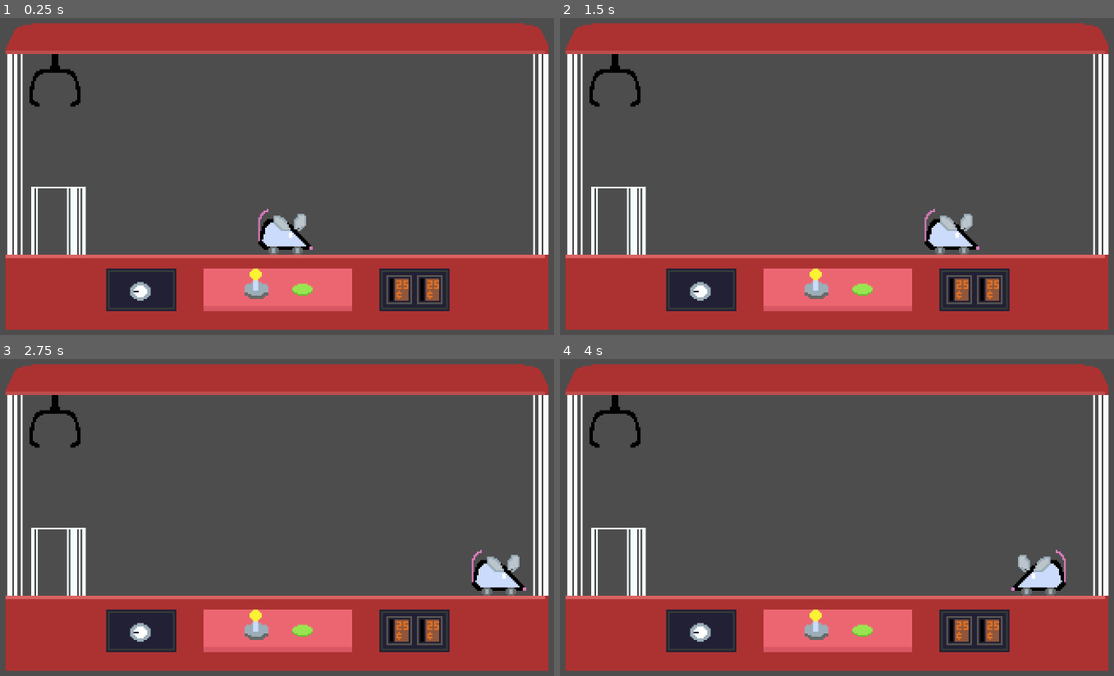
Above: before the commit, frames 1-4 (two rows, left to right).
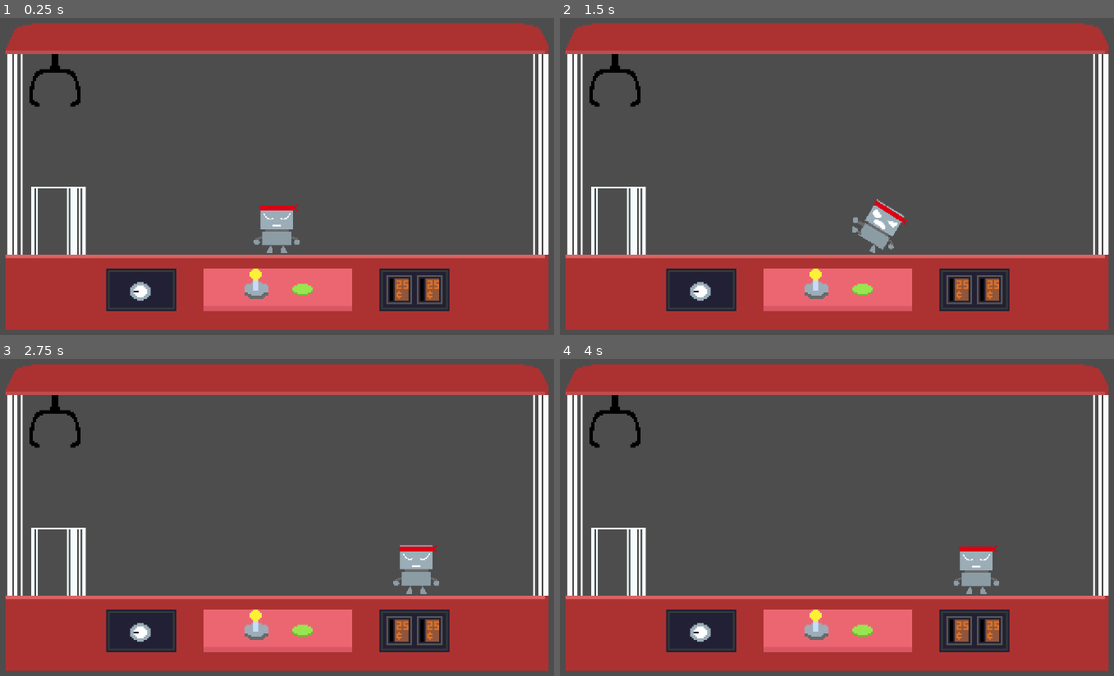
Above: after the commit, the same moments.

Repository: Jossulus/gamedevjs-jam
Game: Godot game, scene res://Scenes/game.tscn
Same seed, same stepped clock (60 frames per second), same inputs: the game is played once before the commit and once after it.
Inputs (mouse positions are in pixels of both pictures, inside the frame that each line leads up to):
- Up to frame 1 (0.25 s): no input
- Up to frame 2 (1.5 s): move the mouse to (981, 135) at 0.52 s; hold Keypad 6 (test_push_right) from 0.53 s (still down); click (981, 135) at 0.6 s; tap W (claw_up) at 0.77 s; move the mouse to (704, 173) at 1.27 s; click (704, 173) at 1.35 s
- Up to frame 3 (2.75 s): tap W (claw_up) at 1.52 s; move the mouse to (343, 412) at 2.02 s; release Keypad 6 (test_push_right) at 2.03 s; hold Keypad 4 (test_push_left) from 2.03 s (still down); click (343, 412) at 2.1 s
- Up to frame 4 (4 s): move the mouse to (803, 568) at 2.77 s; release Keypad 4 (test_push_left) at 2.78 s; hold Keypad 6 (test_push_right) from 2.78 s (still down); click (803, 568) at 2.85 s; tap W (claw_up) at 3.02, 3.77 s; move the mouse to (1036, 549) at 3.52 s; click (1036, 549) at 3.6 s

The runs differ from the first frame. In frame 1, 1.1% of the frame differs, in the area x 45-57%, y 58-75%; in frame 2, 1.7%; in frame 3, 1.7%, in the area x 70-96%, y 58-75%; in frame 4, 1.7%.

Commit message:
Kick Robot

Diff:
--- a/gamedev.js-entry/Objects/Claw/claw.gd
+++ b/gamedev.js-entry/Objects/Claw/claw.gd
@@ -150,6 +150,7 @@
 func grab(item : Node2D) -> void:
 	if not input == INPUT.DOWN: return
 	if not item is Item: return
+	if not item.is_grabable: return
 
 	grabbed_item = item
 	grabbed_item.call_deferred("reparent", self)
--- /dev/null
+++ b/gamedev.js-entry/Objects/Items/Kick Robot/kick_robot.gd
@@ -0,0 +1,118 @@
+extends Item
+class_name KickRobot
+
+
+enum STATE{WANDER, CHASE, JUMP, LAND}
+var state : STATE = STATE.WANDER
+
+@export var speed : int = 20
+var direction : int = 0
+
+@export var wander_interval_min : int
+@export var wander_interval_max : int
+
+@export var interval_timer : Timer
+
+@export var aggro_distance : int = 100
+
+@export var jump_distance : int = 20
+
+var jump_height : int: get = get_jump_height
+
+var push_velocity : Vector2
+
+
+var push_velocity_length_cutoff : int = 5
+
+@export var push_strength : int = 200
+
+@export var push_claw_distance : int = 10
+@export var push_claw_strength : int = 500
+
+
+func get_jump_height() -> int:
+	return int(position.y - Globals.claw.position.y)
+
+
+
+func change_state(new_state : STATE) -> void:
+	match state:
+		STATE.WANDER:
+			pass
+		STATE.CHASE:
+			pass
+		STATE.JUMP:
+			pass
+		STATE.LAND:
+			pass
+	state = new_state
+	match state:
+		STATE.WANDER:
+			is_grabable = true
+			new_wander_interval()
+		STATE.CHASE:
+			pass
+		STATE.JUMP:
+			is_grabable = false
+			velocity.x = 0
+			$AnimatedSprite2D.play("awake")
+			await $AnimatedSprite2D.animation_finished
+			velocity.y = -sqrt((2 * get_gravity().y * jump_height)/get_physics_process_delta_time())
+		STATE.LAND:
+			$AnimatedSprite2D.play("kick")
+			push(position.direction_to(Globals.claw.position), push_strength)
+
+
+func _physics_process(delta: float) -> void:
+	if get_direction_to_claw() < 0:
+		$AnimatedSprite2D.flip_h = false
+	elif get_direction_to_claw() > 0:
+		$AnimatedSprite2D.flip_h = true
+	match state:
+		STATE.WANDER:
+			if abs(get_displacement_to_claw()) <= aggro_distance:
+				change_state(STATE.CHASE)
+			if is_outside_left_edge():
+				direction = 1
+			elif is_outside_right_edge():
+				direction = -1
+			velocity.x = direction * speed
+			if velocity.x != 0:
+				$AnimatedSprite2D.play('run')
+			else:
+				$AnimatedSprite2D.play("idle")
+		STATE.CHASE:
+			$AnimatedSprite2D.play("run")
+			velocity.x = get_direction_to_claw() * speed
+			if abs(get_displacement_to_claw()) <= jump_distance:
+				change_state(STATE.JUMP)
+		STATE.JUMP:
+			if velocity.y > 0:
+				change_state(STATE.LAND)
+		STATE.LAND:
+			if is_on_floor():
+				change_state(STATE.WANDER)
+			else:
+				if position.distance_to(Globals.claw.position) < push_claw_distance:
+					Globals.claw.push(position.direction_to(Globals.claw.position), push_claw_strength)
+				if push_velocity.length() > push_velocity_length_cutoff:
+					velocity = push_velocity
+				else:
+					push_velocity = Vector2.ZERO
+
+				push_velocity = lerp(push_velocity, Vector2.ZERO, 1 - exp(-10 * delta))
+	apply_gravity()
+	move_and_slide()
+
+
+
+
+func new_wander_interval() -> void:
+	direction = randi_range(-1, 1)
+	interval_timer.start(randf_range(wander_interval_min, wander_interval_max))
+
+
+
+
+func push(_direction : Vector2, strength : int) -> void:
+	push_velocity += _direction.normalized() * strength
--- /dev/null
+++ b/gamedev.js-entry/Objects/Items/Kick Robot/kick_robot.tscn
@@ -0,0 +1,192 @@
+[gd_scene format=3 uid="uid://8autcvnmsahw"]
+
+[ext_resource type="Script" uid="uid://cdb3j1gspknik" path="res://Objects/Items/Kick Robot/kick_robot.gd" id="1_78p7e"]
+[ext_resource type="Texture2D" uid="uid://ceaec0p1csvku" path="res://Objects/Items/Kick Robot/kickBot.png" id="2_6mcdu"]
+[ext_resource type="Script" uid="uid://dkq4hoaydelmk" path="res://Objects/Items/item_data.gd" id="2_wn50l"]
+
+[sub_resource type="Resource" id="Resource_pswsb"]
+script = ExtResource("2_wn50l")
+name = "Kick Robot"
+metadata/_custom_type_script = "uid://dkq4hoaydelmk"
+
+[sub_resource type="AtlasTexture" id="AtlasTexture_wn50l"]
+atlas = ExtResource("2_6mcdu")
+region = Rect2(320, 0, 64, 64)
+
+[sub_resource type="AtlasTexture" id="AtlasTexture_pswsb"]
+atlas = ExtResource("2_6mcdu")
+region = Rect2(384, 0, 64, 64)
+
+[sub_resource type="AtlasTexture" id="AtlasTexture_gjqie"]
+atlas = ExtResource("2_6mcdu")
+region = Rect2(0, 0, 64, 64)
+
+[sub_resource type="AtlasTexture" id="AtlasTexture_35hlc"]
+atlas = ExtResource("2_6mcdu")
+region = Rect2(64, 0, 64, 64)
+
+[sub_resource type="AtlasTexture" id="AtlasTexture_3n3q2"]
+atlas = ExtResource("2_6mcdu")
+region = Rect2(128, 0, 64, 64)
+
+[sub_resource type="AtlasTexture" id="AtlasTexture_lgv5a"]
+atlas = ExtResource("2_6mcdu")
+region = Rect2(192, 0, 64, 64)
+
+[sub_resource type="AtlasTexture" id="AtlasTexture_chl50"]
+atlas = ExtResource("2_6mcdu")
+region = Rect2(256, 0, 64, 64)
+
+[sub_resource type="AtlasTexture" id="AtlasTexture_2eohd"]
+atlas = ExtResource("2_6mcdu")
+region = Rect2(448, 0, 64, 64)
+
+[sub_resource type="AtlasTexture" id="AtlasTexture_goyw8"]
+atlas = ExtResource("2_6mcdu")
+region = Rect2(512, 0, 64, 64)
+
+[sub_resource type="AtlasTexture" id="AtlasTexture_0gckn"]
+atlas = ExtResource("2_6mcdu")
+region = Rect2(0, 0, 64, 64)
+
+[sub_resource type="AtlasTexture" id="AtlasTexture_m8hsr"]
+atlas = ExtResource("2_6mcdu")
+region = Rect2(64, 0, 64, 64)
+
+[sub_resource type="AtlasTexture" id="AtlasTexture_1ukre"]
+atlas = ExtResource("2_6mcdu")
+region = Rect2(128, 0, 64, 64)
+
+[sub_resource type="AtlasTexture" id="AtlasTexture_cm43d"]
+atlas = ExtResource("2_6mcdu")
+region = Rect2(192, 0, 64, 64)
+
+[sub_resource type="AtlasTexture" id="AtlasTexture_0k1ww"]
+atlas = ExtResource("2_6mcdu")
+region = Rect2(256, 0, 64, 64)
+
+[sub_resource type="AtlasTexture" id="AtlasTexture_wy2jy"]
+atlas = ExtResource("2_6mcdu")
+region = Rect2(320, 0, 64, 64)
+
+[sub_resource type="AtlasTexture" id="AtlasTexture_74mkd"]
+atlas = ExtResource("2_6mcdu")
+region = Rect2(384, 0, 64, 64)
+
+[sub_resource type="AtlasTexture" id="AtlasTexture_cto2r"]
+atlas = ExtResource("2_6mcdu")
+region = Rect2(448, 0, 64, 64)
+
+[sub_resource type="AtlasTexture" id="AtlasTexture_d731i"]
+atlas = ExtResource("2_6mcdu")
+region = Rect2(512, 0, 64, 64)
+
+[sub_resource type="SpriteFrames" id="SpriteFrames_rbe7t"]
+animations = [{
+"frames": [{
+"duration": 1.0,
+"texture": SubResource("AtlasTexture_wn50l")
+}, {
+"duration": 1.0,
+"texture": SubResource("AtlasTexture_pswsb")
+}],
+"loop": false,
+"name": &"awake",
+"speed": 5.0
+}, {
+"frames": [{
+"duration": 1.0,
+"texture": SubResource("AtlasTexture_gjqie")
+}, {
+"duration": 1.0,
+"texture": SubResource("AtlasTexture_35hlc")
+}, {
+"duration": 1.0,
+"texture": SubResource("AtlasTexture_3n3q2")
+}, {
+"duration": 1.0,
+"texture": SubResource("AtlasTexture_lgv5a")
+}, {
+"duration": 1.0,
+"texture": SubResource("AtlasTexture_chl50")
+}],
+"loop": true,
+"name": &"idle",
+"speed": 5.0
+}, {
+"frames": [{
+"duration": 1.0,
+"texture": SubResource("AtlasTexture_2eohd")
+}],
+"loop": true,
+"name": &"kick",
+"speed": 5.0
+}, {
+"frames": [{
+"duration": 1.0,
+"texture": SubResource("AtlasTexture_goyw8")
+}],
+"loop": true,
+"name": &"land",
+"speed": 5.0
+}, {
+"frames": [{
+"duration": 1.0,
+"texture": SubResource("AtlasTexture_0gckn")
+}, {
+"duration": 1.0,
+"texture": SubResource("AtlasTexture_m8hsr")
+}, {
+"duration": 1.0,
+"texture": SubResource("AtlasTexture_1ukre")
+}, {
+"duration": 1.0,
+"texture": SubResource("AtlasTexture_cm43d")
+}, {
+"duration": 1.0,
+"texture": SubResource("AtlasTexture_0k1ww")
+}, {
+"duration": 1.0,
+"texture": SubResource("AtlasTexture_wy2jy")
+}, {
+"duration": 1.0,
+"texture": SubResource("AtlasTexture_74mkd")
+}, {
+"duration": 1.0,
+"texture": SubResource("AtlasTexture_cto2r")
+}, {
+"duration": 1.0,
+"texture": SubResource("AtlasTexture_d731i")
+}],
+"loop": true,
+"name": &"run",
+"speed": 15.0
+}]
+
+[sub_resource type="RectangleShape2D" id="RectangleShape2D_1q2ab"]
+size = Vector2(18, 26)
+
+[node name="KickRobot" type="CharacterBody2D" unique_id=843346967 node_paths=PackedStringArray("interval_timer")]
+script = ExtResource("1_78p7e")
+speed = 50
+wander_interval_min = 1
+wander_interval_max = 2
+interval_timer = NodePath("Timer")
+item_data = SubResource("Resource_pswsb")
+metadata/_custom_type_script = "uid://cdb3j1gspknik"
+
+[node name="AnimatedSprite2D" type="AnimatedSprite2D" parent="." unique_id=829454875]
+scale = Vector2(0.5, 0.5)
+sprite_frames = SubResource("SpriteFrames_rbe7t")
+animation = &"awake"
+autoplay = "idle"
+
+[node name="CollisionShape2D" type="CollisionShape2D" parent="." unique_id=1600159435]
+position = Vector2(0, 3)
+shape = SubResource("RectangleShape2D_1q2ab")
+
+[node name="Timer" type="Timer" parent="." unique_id=1456824269]
+one_shot = true
+autostart = true
+
+[connection signal="timeout" from="Timer" to="." method="new_wander_interval"]
--- a/gamedev.js-entry/Objects/Items/Wind Up Mouse/wind_up_mouse.tscn
+++ b/gamedev.js-entry/Objects/Items/Wind Up Mouse/wind_up_mouse.tscn
@@ -44,7 +44,7 @@
 sprite_frames = SubResource("SpriteFrames_vkwn1")
 animation = &"idle"
 autoplay = "idle"
-frame_progress = 0.9342884
+frame_progress = 0.98485243
 
 [node name="CollisionShape2D" type="CollisionShape2D" parent="." unique_id=562936504]
 position = Vector2(0, 7.5)
--- a/gamedev.js-entry/Objects/Items/item.gd
+++ b/gamedev.js-entry/Objects/Items/item.gd
@@ -9,6 +9,8 @@
 
 @export var item_data : ItemData
 
+var is_grabable : bool = true
+
 
 func _ready() -> void:
 	assert(item_data, 'No item_data.')
@@ -16,13 +18,13 @@
 
 func _physics_process(_delta: float) -> void:
 	apply_gravity()
+	move_and_slide()
 
 
 func apply_gravity() -> void:
 	if !is_on_floor() and !is_grabbed:
 		velocity += get_gravity()
-		move_and_slide()
-	else:
+	elif is_grabbed:
 		velocity.y = initial_drop_speed
 		velocity.x = 0
 
@@ -35,3 +37,12 @@
 func is_outside_right_edge() -> bool:
 	if not Globals.right_boundary_marker: return false
 	return position.x > Globals.right_ground_marker.position.x
+
+
+func get_direction_to_claw() -> int:
+	if get_displacement_to_claw() == 0: return 0
+	return (get_displacement_to_claw()) / abs(get_displacement_to_claw())
+
+
+func get_displacement_to_claw() -> int:
+	return int(Globals.claw.position.x) - int(position.x)
--- a/gamedev.js-entry/Scenes/game.tscn
+++ b/gamedev.js-entry/Scenes/game.tscn
@@ -3,7 +3,7 @@
 [ext_resource type="PackedScene" uid="uid://b7v2qb0djp0yf" path="res://Objects/Claw/claw.tscn" id="1_ebmjs"]
 [ext_resource type="Texture2D" uid="uid://bl4t6gcprkaov" path="res://Objects/Arcade/WideArcadeBG320x180.png" id="2_wrm1d"]
 [ext_resource type="Script" uid="uid://4gssiuyb1hh1" path="res://Objects/Drop Off Area/drop_off_area.gd" id="4_3dryh"]
-[ext_resource type="PackedScene" uid="uid://cicjyyomrjwho" path="res://Objects/Items/Wind Up Mouse/wind_up_mouse.tscn" id="5_wowpa"]
+[ext_resource type="PackedScene" uid="uid://8autcvnmsahw" path="res://Objects/Items/Kick Robot/kick_robot.tscn" id="4_wowpa"]
 
 [sub_resource type="RectangleShape2D" id="RectangleShape2D_3dryh"]
 size = Vector2(257, 20)
@@ -46,8 +46,6 @@
 [node name="Left Ground Marker" type="Marker2D" parent="Boundary Markers" unique_id=1288797206]
 position = Vector2(-87, 45)
 
-[node name="WindUpMouse" parent="." unique_id=1021702830 instance=ExtResource("5_wowpa")]
-
 [node name="DropOffArea" type="Area2D" parent="." unique_id=1117991140]
 script = ExtResource("4_3dryh")
 metadata/_custom_type_script = "uid://4gssiuyb1hh1"
@@ -55,3 +53,5 @@
 [node name="CollisionShape2D" type="CollisionShape2D" parent="DropOffArea" unique_id=1932202158]
 position = Vector2(-121, 63)
 shape = SubResource("WorldBoundaryShape2D_wowpa")
+
+[node name="KickRobot" parent="." unique_id=843346967 instance=ExtResource("4_wowpa")]
Binary file added: gamedev.js-entry/Objects/Items/Kick Robot/kickBot.png
Not shown, added: gamedev.js-entry/Objects/Items/Kick Robot/kickBot.png.import
Not shown, added: gamedev.js-entry/Objects/Items/Kick Robot/kick_robot.gd.uid
